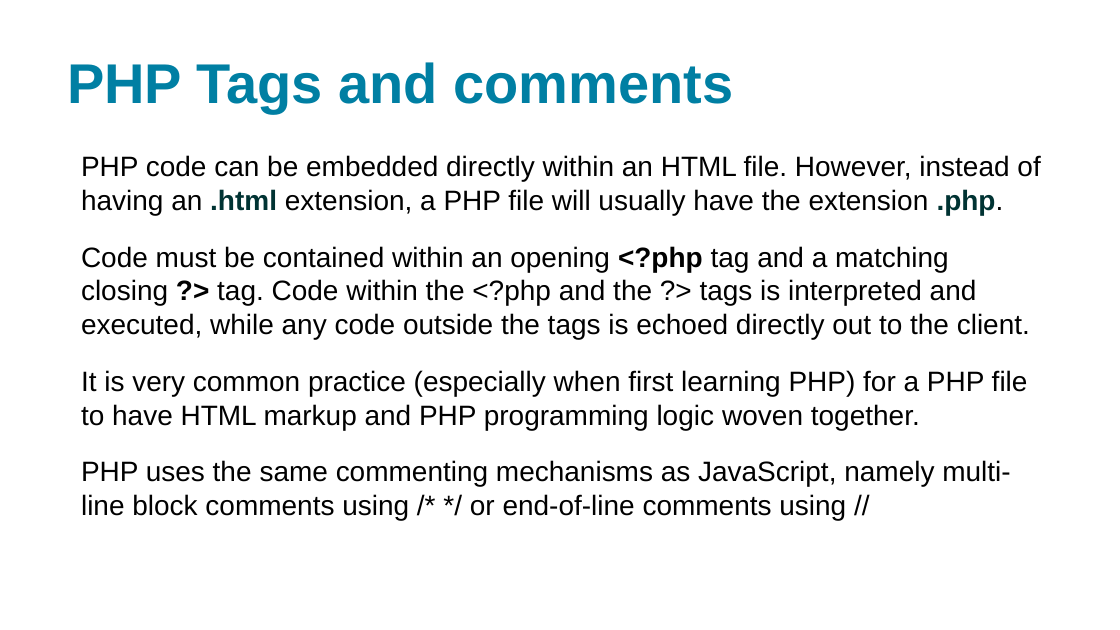
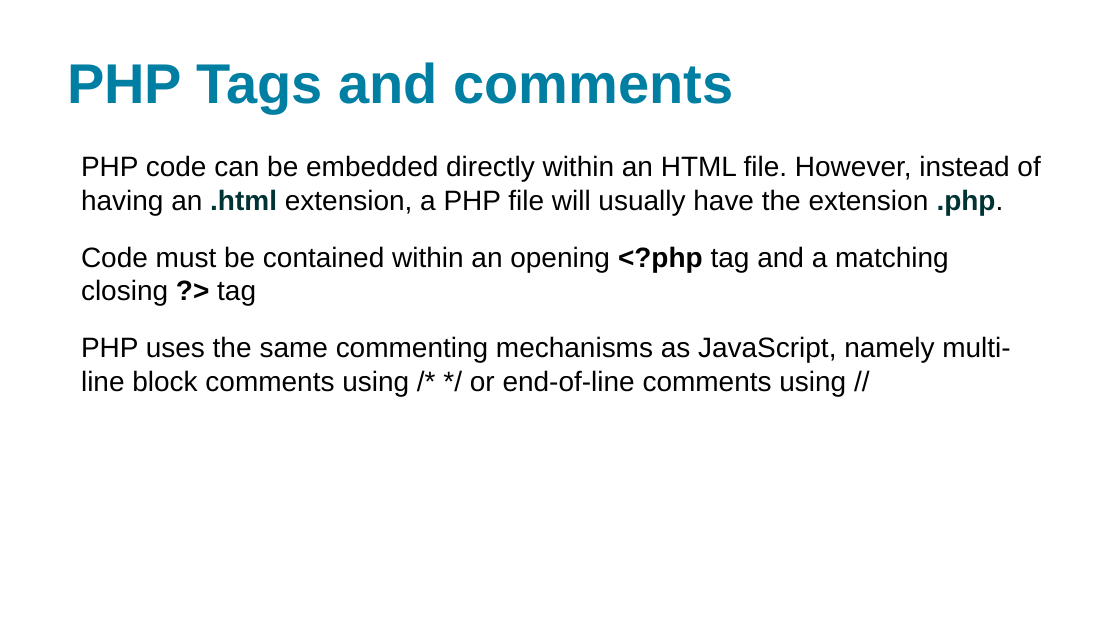
Before and after one commit to xbibogo/MMD24, a slide deck: slide 9 of semester2 PPT/ConnollyHoar_3rdEd_PHP.pptx (slide 8 before the commit). Drawn at 1120x630 pixels with LibreOffice and Linux fonts; fonts in the diff are those of the drawing. Boxes give left, top, right and bottom in pixels: in the first picture for what was removed or moved away, otherwise in the second. Text is boxed around its words. In the diff, an @@ line names an element or a change of style, - is before the commit and + after.

```diff
--- a/semester2 PPT/ConnollyHoar_3rdEd_PHP.pptx
+++ b/semester2 PPT/ConnollyHoar_3rdEd_PHP.pptx
@@ text at bbox=[81, 246, 949, 306]: text changed @@
-Code must be contained within an opening <?php tag and a matching closing ?> tag. Code within the <?php and the ?> tags is interpreted and executed, while any code outside the tags is echoed directly out to the client.
-It is very common practice (especially when first learning PHP) for a PHP file to have HTML markup and PHP programming logic woven together.
+Code must be contained within an opening <?php tag and a matching closing ?> tag
```
Also in this commit, not shown: 4 other slides changed, 2 slides added, 11 slides removed, 10 other files.
